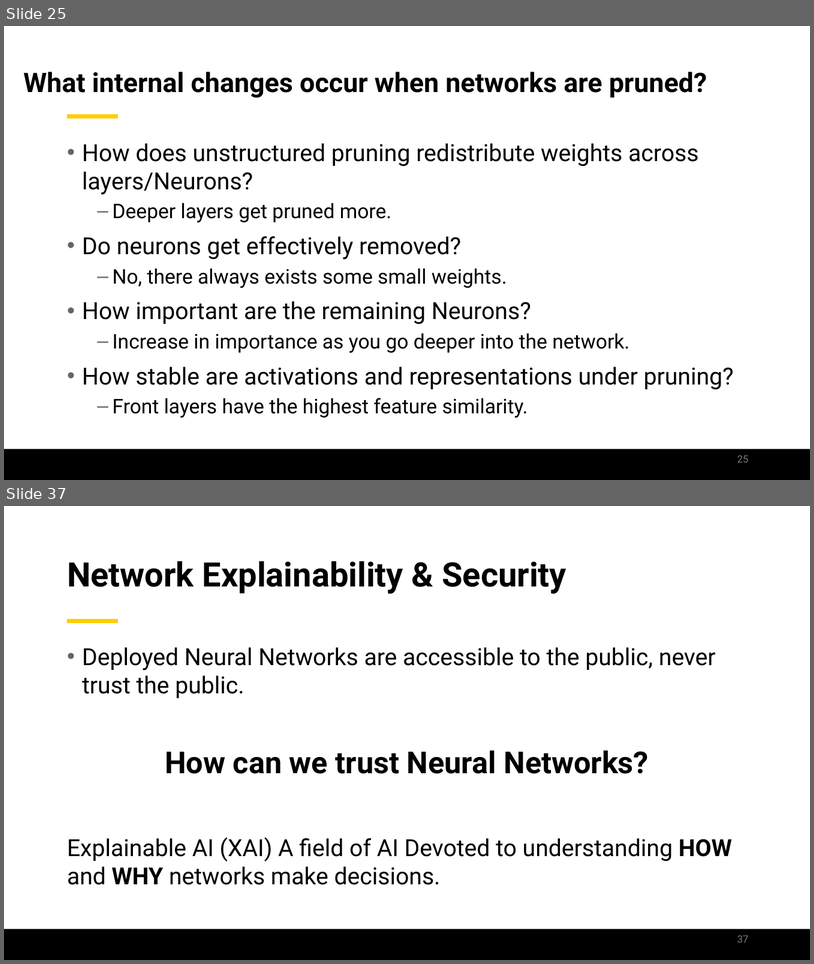
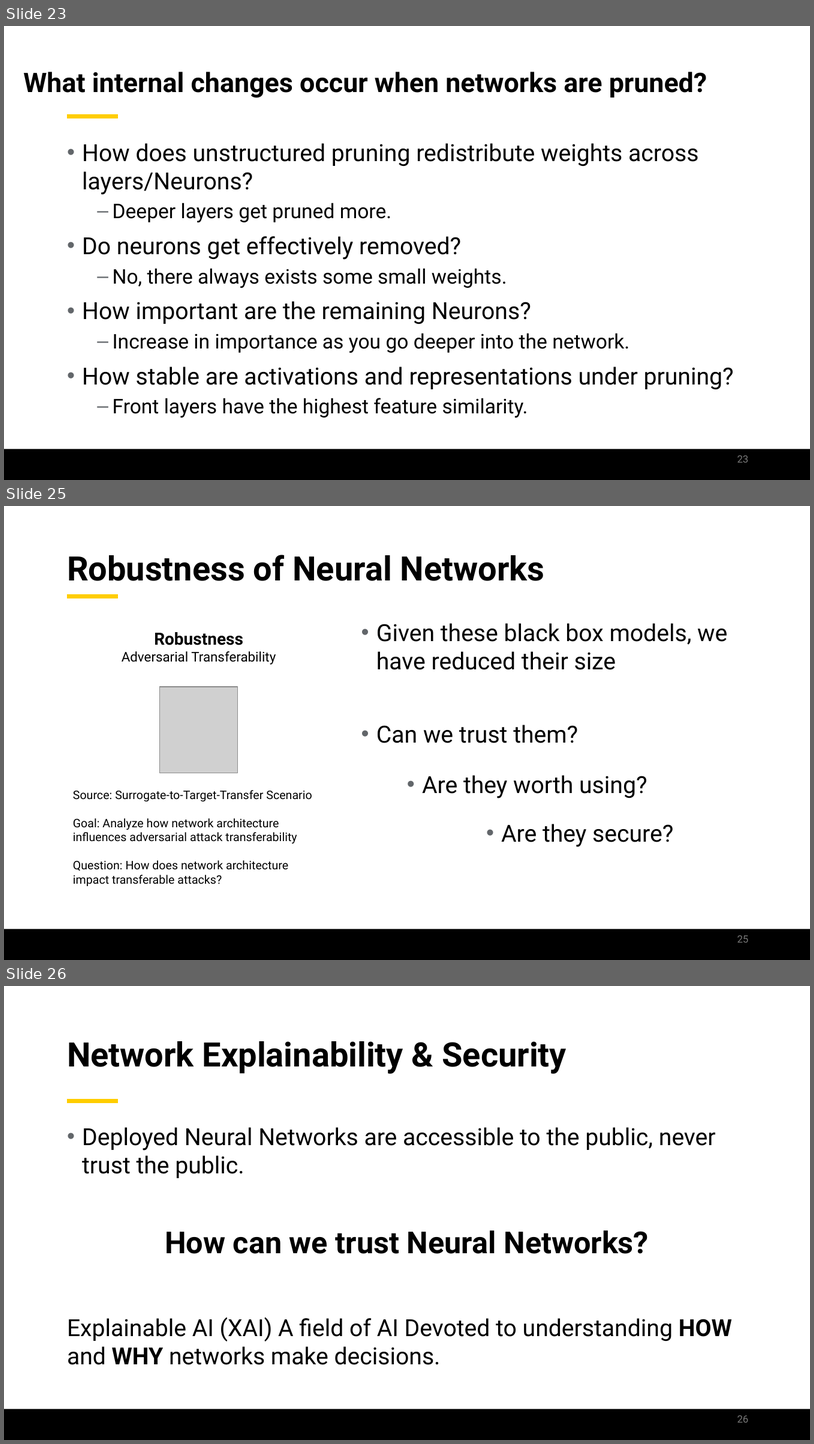
Before and after one commit to jamilgafur/Presentation, a slide deck: Presentation.pptx. Shown one above the other, each under a label of ours: slides 25 and 37 before the commit, slides 23, 25 and 26 after it; the slides between them are not shown. The pictures are 814x964 and 814x1444 pixels, drawn with LibreOffice and Linux fonts; fonts in the diff are those of the drawing; grey boxes stand for pictures; background and template pictures are left out. Boxes give left, top, right and bottom in pixels: in the first picture for what was removed or moved away, otherwise in the second. Text is boxed around its words. In the diff, an @@ line names an element or a change of style, - is before the commit and + after.

```diff
--- a/Presentation.pptx
+++ b/Presentation.pptx
@@ slide 25 added at box(4, 506, 810, 960), background #FFFFFF; not listed: 2 template elements that a slide beside it also shows @@
@@ title added at box(67, 555, 545, 581), 40 pt, text #000000, bold @@
+Robustness of Neural Networks
@@ text added at box(377, 623, 728, 743), 28 pt, text #000000 @@
+• Given these black box models, we have reduced their size
+• Can we trust them?
@@ text added at box(73, 632, 312, 886), 14 pt, text #000000 @@
+Robustness
+Adversarial Transferability
+Source: Surrogate-to-Target-Transfer Scenario
+Goal: Analyze how network architecture influences adversarial attack transferability
+Question: How does network architecture impact transferable attacks?
@@ picture added at box(160, 687, 238, 773) @@
@@ text added at box(422, 775, 647, 798), 28 pt, text #000000 @@
+• Are they worth using?
@@ text added at box(501, 823, 674, 847), 28 pt, text #000000 @@
+• Are they secure?
@@ page number added at box(738, 935, 749, 942), 12 pt, text #797979 @@
+25
@@ what was slide 25 is now slide 23 @@
@@ page number at box(738, 455, 749, 462): text changed @@
-25
+23
@@ what was slide 37 is now slide 26 @@
@@ page number at box(738, 1415, 749, 1422): text changed @@
-37
+26
```
Also in this commit, not shown: 10 slides changed, 6 other slides added, 9 slides removed.
